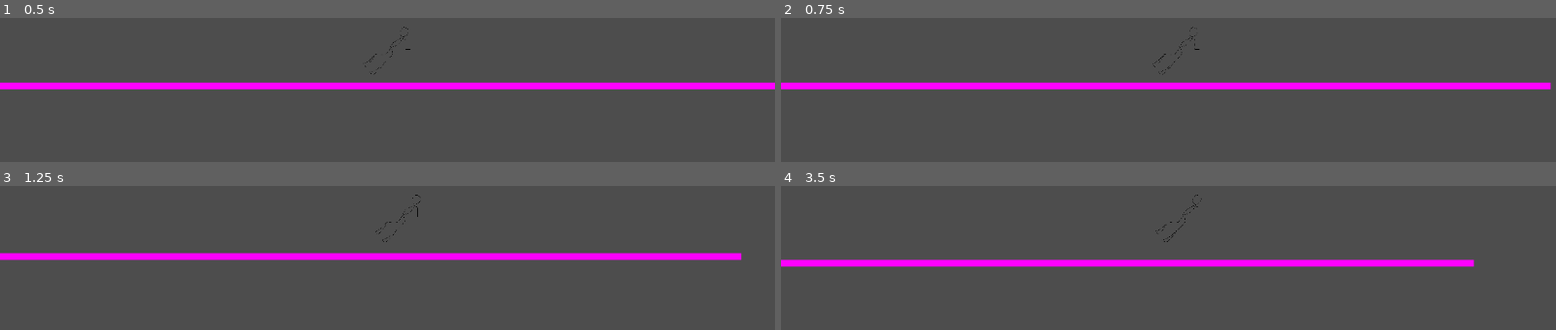
Above: before the commit, frames 1-4 (two rows, left to right).
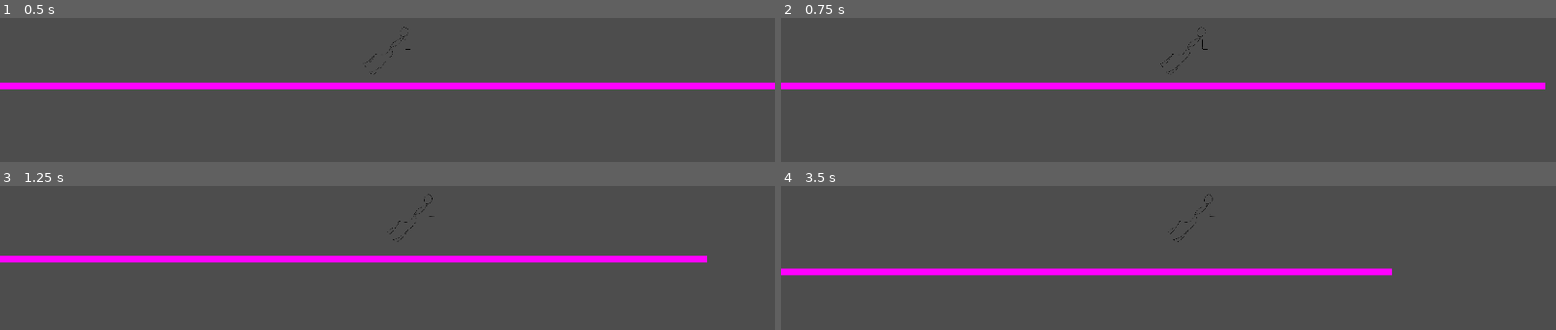
Above: after the commit, the same moments.

Repository: KeyraWebb/Cheezbored
Game: Godot game, scene res://scenes/player_test_scene.tscn
Same seed, same stepped clock (60 frames per second), same inputs: the game is played once before the commit and once after it.
Inputs:
- Up to frame 1 (0.5 s): no input
- Up to frame 2 (0.75 s): tap Enter at 0.5 s; hold Right (move_right) from 0.53 s (still down)
- Up to frame 3 (1.25 s): keep holding Right (move_right); tap Space (jump) at 0.77 s
- Up to frame 4 (3.5 s): tap Space (jump) at 1.52, 3.02 s; release Right (move_right) at 2.03 s; hold Left (move_left) 2.03-2.78 s; hold Right (move_right) from 2.78 s (still down)

Frame 1 is identical in both runs. In frame 2, 0.1% of the frame differs, in the area x 47-100%, y 6-50%; in frame 3, 4.6%; in frame 4, 9.1%, in the area x 0-90%, y 6-63%.

Commit message:
swim faster

Diff:
--- a/scenes/player_test_scene.tscn
+++ b/scenes/player_test_scene.tscn
@@ -10,6 +10,7 @@
 
 [node name="Player" parent="." instance=ExtResource("1_nrdmv")]
 position = Vector2(0, -48)
+swim_speed = 200.0
 
 [node name="Ground" type="StaticBody2D" parent="."]
 
